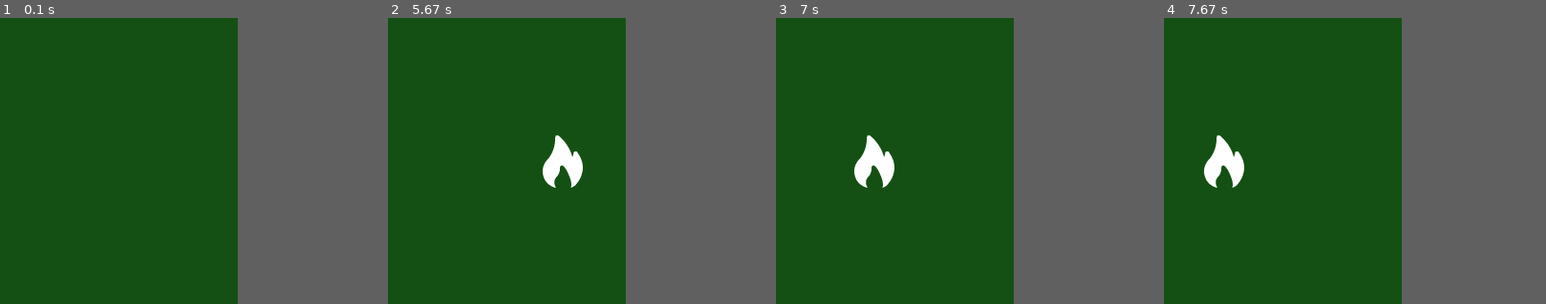
Above: before the commit, frames 1-4 (left to right).
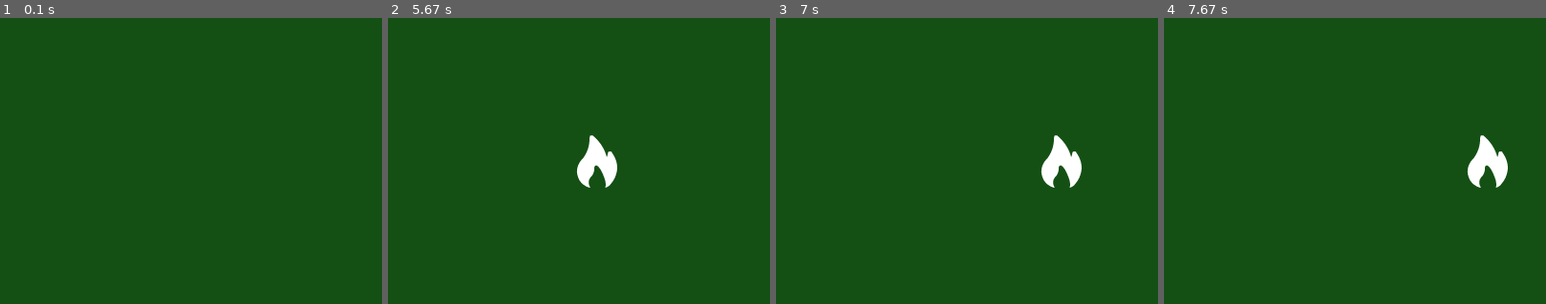
Above: after the commit, the same moments.

Repository: VulturCadens/notebook
Game: pygame game, started from Python/Pygame/Sprite/main.py
Same seed, same stepped clock (60 frames per second), same inputs: the game is played once before the commit and once after it.
Inputs:
- Up to frame 1 (0.1 s): no input
- Up to frame 2 (5.67 s): no input
- Up to frame 3 (7 s): no input
- Up to frame 4 (7.67 s): no input
The pictures show only the part of the screen within x 31-81%, y 14-64%; the shares and areas given below are measured in that part.
The window is 500x500 before the commit and 800x600 after it. Grey fills any space a smaller window leaves; there, only what the larger window draws over its background counts as a difference.

The runs differ from the first frame. In frame 1, only the window size differs. In frame 2, 2.0% of the frame differs, in the area x 40-60%, y 41-60%; in frame 3, 2.2%, in the area x 20-80%, y 41-60%; in frame 4, 2.2%.

Commit message:
Some error handling.

Diff:
--- a/Python/Pygame/Sprite/main.py
+++ b/Python/Pygame/Sprite/main.py
@@ -1,21 +1,14 @@
+import sys
 import pygame as SDL
 
+EXIT_FAILURE = 1
+EXIT_SUCCESS = 0
 
-SDL.init()
+SCREEN_WIDTH = 800
+SCREEN_HEIGHT = 600
 
 BACKGROUND = (20, 80, 20)
-
 FPS = 30
-
-window = SDL.display.set_mode(size=(500, 500), vsync=1)
-
-is_running = True
-
-fire = SDL.image.load("fire.png").convert_alpha()
-clock = SDL.time.Clock()
-
-SDL.display.set_caption("Simple Sprite")
-SDL.display.set_icon(fire)
 
 
 class BOB(SDL.sprite.Sprite):
@@ -26,42 +19,69 @@
         self.rect = self.image.get_rect()
 
 
-sprite = BOB(fire)
+def main() -> int:
+    window = SDL.display.set_mode(size=(SCREEN_WIDTH, SCREEN_HEIGHT), vsync=1)
 
-# Rect(x, y, width, height) -> Rect
-# Rect((x, y), (width, height)) -> Rect
-# Rect(object) -> Rect
-sprite.rect.x = 100
-sprite.rect.y = 200
+    is_running = True
 
-sprites = SDL.sprite.Group()
-sprites.add(sprite)
+    try:
+        fire = SDL.image.load("fire.png").convert_alpha()
 
-direction = 2
+    except FileNotFoundError as error:
+        print("Error: {}".format(error))
+        return EXIT_FAILURE
 
-background = SDL.Surface((64, 64))
-background.fill(BACKGROUND)
+    clock = SDL.time.Clock()
 
-window.fill(BACKGROUND)
-SDL.display.update()
+    SDL.display.set_caption("Simple Sprite")
+    SDL.display.set_icon(fire)
 
-while is_running:
+    sprite = BOB(fire)
 
-    for event in SDL.event.get():
-        if event.type in (SDL.QUIT, SDL.KEYDOWN):
-            is_running = False
+    # Rect(x, y, width, height) -> Rect
+    # Rect((x, y), (width, height)) -> Rect
+    # Rect(object) -> Rect
+    sprite.rect.x = 100
+    sprite.rect.y = 200
 
-    window.blit(background, sprite.rect)
-    sprites.draw(window)
+    sprites = SDL.sprite.Group()
+    sprites.add(sprite)
 
-    SDL.display.update(sprite.rect)
+    direction = 2
 
-    for sprite in sprites:
-        sprite.rect.x += direction
+    background = SDL.Surface((64, 64))
+    background.fill(BACKGROUND)
 
-        if sprite.rect.x == 420 or sprite.rect.x == 20:
-            direction *= -1
+    window.fill(BACKGROUND)
+    SDL.display.update()
 
-    clock.tick(FPS)
+    while is_running:
 
-SDL.quit()
+        for event in SDL.event.get():
+            if event.type in (SDL.QUIT, SDL.KEYDOWN):
+                is_running = False
+
+        window.blit(background, sprite.rect)
+        sprites.draw(window)
+
+        SDL.display.update(sprite.rect)
+
+        for sprite in sprites:
+            sprite.rect.x += direction
+
+            if sprite.rect.x == 720 or sprite.rect.x == 20:
+                direction *= -1
+
+        clock.tick(FPS)
+
+    return EXIT_SUCCESS
+
+
+if __name__ == "__main__":
+    SDL.init()
+
+    exit_status = main()
+
+    SDL.quit()
+
+    sys.exit(exit_status)
